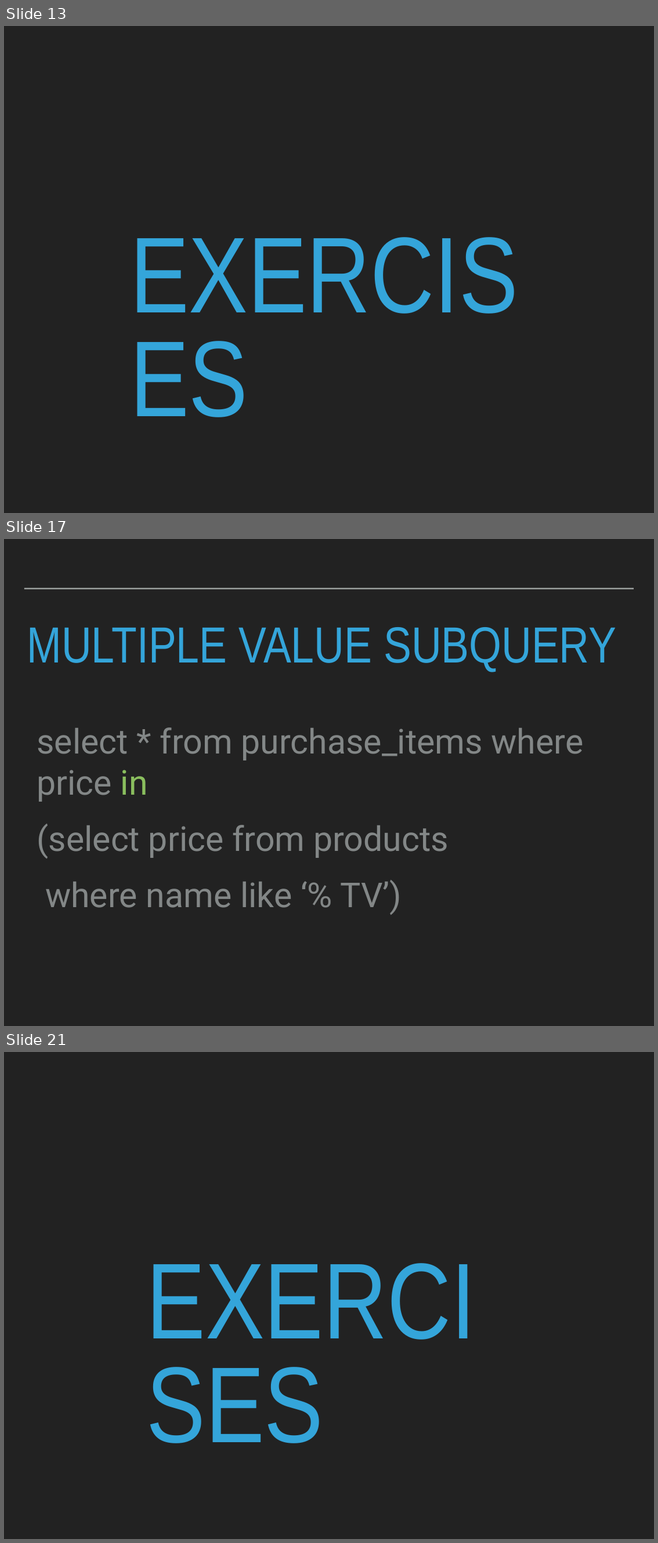
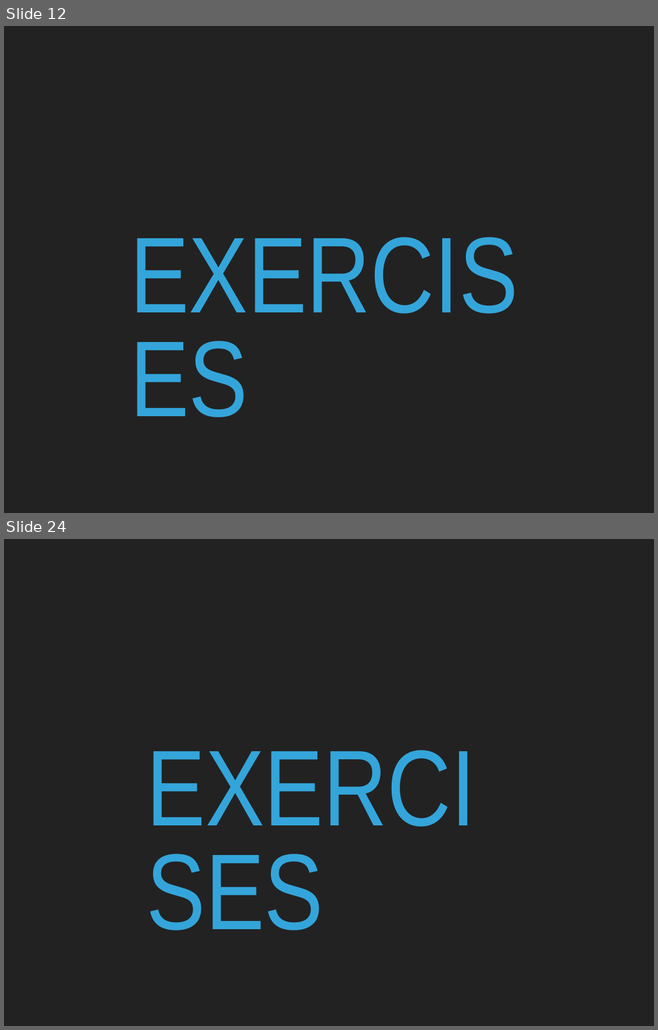
Before and after one commit to robcarrington/sqlbootcamp, a slide deck: Session 3/Session3.pptx. Shown one above the other, each under a label of ours: slides 13, 17 and 21 before the commit, slides 12 and 24 after it; the slides between them are not shown. The pictures are 658x1543 and 658x1030 pixels, drawn with LibreOffice and Linux fonts; fonts in the diff are those of the drawing. Boxes give left, top, right and bottom in pixels: in the first picture for what was removed or moved away, otherwise in the second. Text is boxed around its words. In the diff, an @@ line names an element or a change of style, - is before the commit and + after.

```diff
--- a/Session 3/Session3.pptx
+++ b/Session 3/Session3.pptx
@@ slide 17 removed at (4, 539, 654, 1026), background #222222 @@
@@ line removed from (24, 589) to (633, 589) @@
@@ title removed at (27, 627, 616, 672) @@
-MULTIPLE VALUE SUBQUERY
@@ text removed at (36, 727, 583, 915) @@
-select * from purchase_items where price in
-(select price from products
-where name like ‘% TV’)
@@ what was slide 13 is now slide 12 @@
@@ what was slide 21 is now slide 24 @@
```
Also in this commit, not shown: 2 slides changed, 10 slides added, 15 other slides removed, 11 other files.
